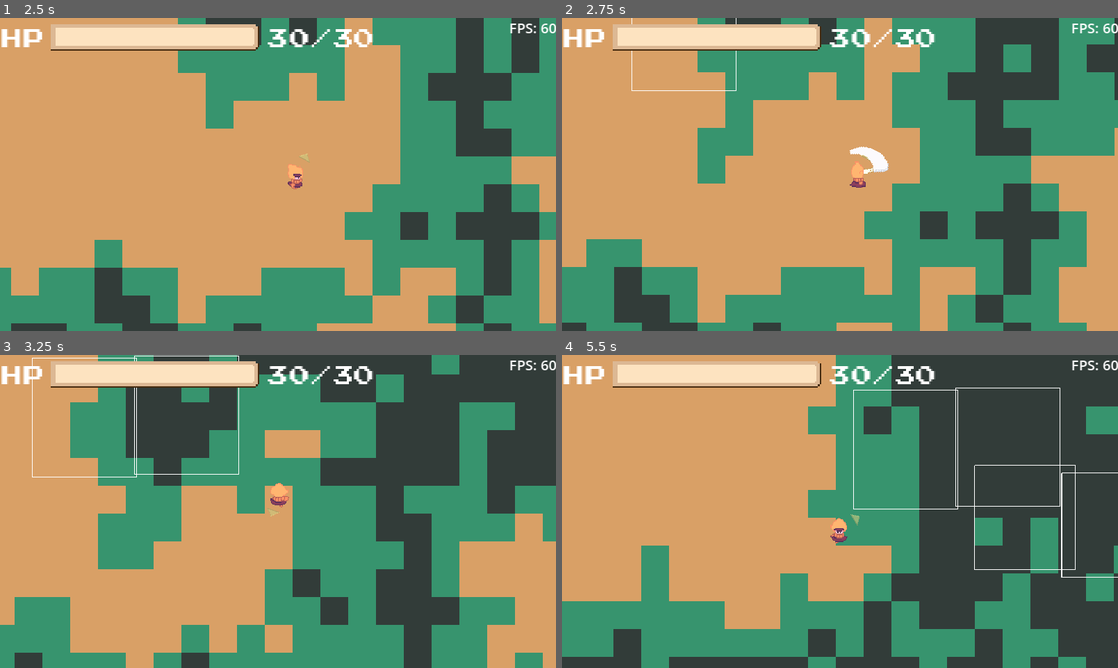
Above: before the commit, frames 1-4 (two rows, left to right).
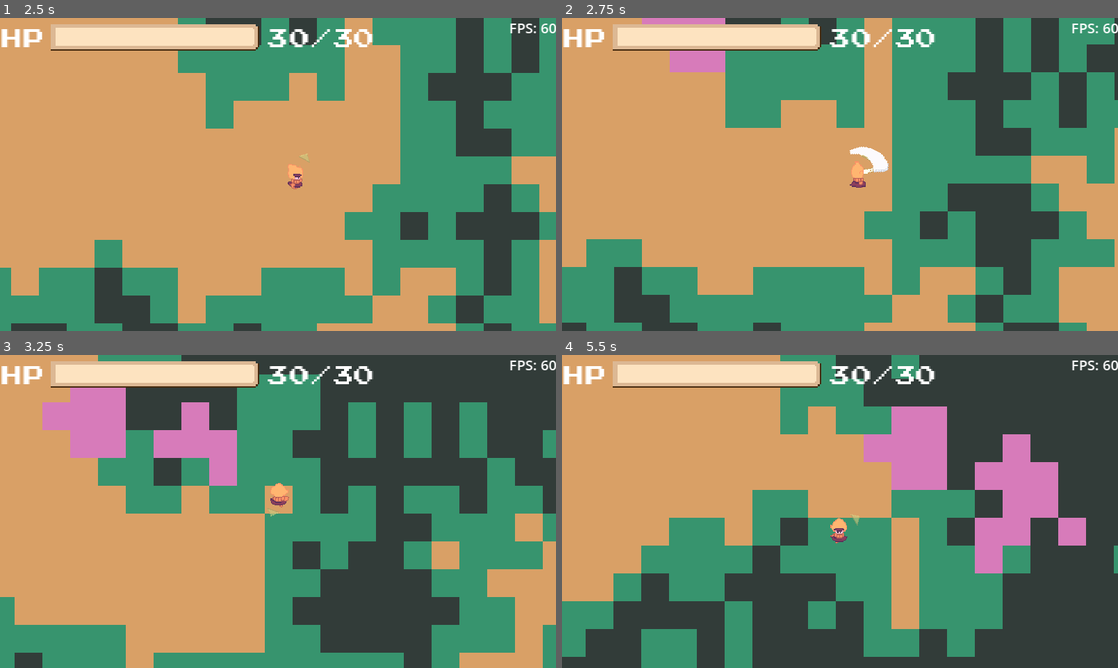
Above: after the commit, the same moments.

Repository: 0megq/PirateJam14
Game: Godot game, scene res://tests/testing_scene.tscn
Two runs of this game, one before a commit and one after it. Both use one fixed random seed, a clock stepped at 60 frames per second and the inputs below. The engine's default icon, where the game draws it, is replaced by a stand-in: a white triangle on a blue panel in a dark square.
Inputs (mouse positions are in pixels of both pictures, inside the frame that each line leads up to):
- Up to frame 1 (2.5 s): tap Enter (ui_accept) at 0.5, 0.77, 1.52 s; move the mouse to (400, 158) at 0.52 s; press the mouse at (400, 158) at 0.53 s; hold D (right) 0.53-1.28 s; move the mouse to (166, 190) at 1.27 s; release the mouse at (166, 190) at 1.28 s; hold S (down) 1.28-2.03 s; click (166, 190) at 1.35 s; move the mouse to (333, 105) at 2.02 s; press the mouse at (333, 105) at 2.03 s; hold D (right) from 2.03 s (still down)
- Up to frame 2 (2.75 s): keep holding D (right)
- Up to frame 3 (3.25 s): move the mouse to (250, 574) at 2.77 s; release D (right) at 2.78 s; release the mouse at (250, 574) at 2.78 s; hold W (up) from 2.78 s (still down); click (250, 574) at 2.85 s; tap Enter (ui_accept) at 3.02 s
- Up to frame 4 (5.5 s): move the mouse to (1006, 558) at 3.52 s; release W (up) at 3.53 s; press the mouse at (1006, 558) at 3.53 s; hold A (left) 3.53-5.03 s; tap Enter (ui_accept) at 3.77, 4.52 s; tap R (reload) at 4.15 s; move the mouse to (673, 464) at 4.27 s; release the mouse at (673, 464) at 4.28 s; click (673, 464) at 4.35 s; move the mouse to (867, 511) at 5.02 s; press the mouse at (867, 511) at 5.03 s; hold S (down) from 5.03 s (still down)

Frame 1 is identical in both runs. In frame 2, 11% of the frame differs, in the area x 12-100%, y 0-100%; in frame 3, 29%; in frame 4, 43%, in the area x 4-100%, y 0-100%.

Commit message:
Jam tile placement working
- Jam tile placement working
- Currently the code is a little messy and hard, but it works for now. I will need to go back in later and make it more organized

Diff:
--- a/project/scripts/jam.gd
+++ b/project/scripts/jam.gd
@@ -104,10 +104,37 @@
 		enemy.take_damage(damage_per_touch)
 
 
+
+func get_tilemap_aligned_bounding_box(polygon: PackedVector2Array, tile_size: Vector2i) -> Rect2i:
+	# Getting bounding box of polygon. Polygon should be in global coords
+	var bounding_box := get_polygon_bounding_box(polygon)
+
+
+	var tile_aligned_minv: Vector2i
+	var tile_aligned_maxv: Vector2i
+
+	# Snapping start to tile_size
+	tile_aligned_minv.x = floori(bounding_box.position.x / tile_size.x) * tile_size.x
+	tile_aligned_minv.y = floori(bounding_box.position.y / tile_size.y) * tile_size.y
+
+	# Snapping end to tile_size
+	tile_aligned_maxv.x = ceili(bounding_box.end.x / tile_size.x) * tile_size.x
+	tile_aligned_maxv.y = ceili(bounding_box.end.y / tile_size.y) * tile_size.y
+
+	return Rect2i(tile_aligned_minv, tile_aligned_maxv - tile_aligned_minv)
+
+
 func place_jam_tiles() -> void:
+	var tile_size := Global.tile_map.tile_set.tile_size
 	var col_polygon_global := polygon_to_global(collision_polygon.polygon)
-	var bounding_box := get_polygon_bounding_box(col_polygon_global)
-	var tile_size := Global.tile_map.tile_set.tile_size
+	var tile_aligned_bounding_box: Rect2i = get_tilemap_aligned_bounding_box(col_polygon_global, tile_size)
+
+	for x in range(tile_aligned_bounding_box.position.x, tile_aligned_bounding_box.end.x, tile_size.x):
+		for y in range(tile_aligned_bounding_box.position.y, tile_aligned_bounding_box.end.y, tile_size.y):
+			if Geometry2D.is_point_in_polygon(Vector2(x + tile_size.x / 2, y + tile_size.y / 2), col_polygon_global):
+				var tile_coord := Global.tile_map.local_to_map(Global.tile_map.to_local(Vector2(x, y)))
+				Global.tile_map.set_cell(0, tile_coord, 0,  Global.tile_map.jam_terrain)
+
 
 
 # Returns a rectangle which outlines the entire collision polygon
@@ -123,7 +150,6 @@
 			maxv = Vector2(max(maxv.x, vertex.x), max(maxv.y, vertex.y))
 		else:
 			maxv = vertex
-	visualize_bounding_box_global(minv, maxv)
 	var bounding_box = Rect2(minv, maxv - minv)
 	return bounding_box
 
@@ -135,18 +161,18 @@
 	return polygon
 
 
-func visualize_bounding_box_global(minv: Vector2, maxv: Vector2) -> void:
-	var new_line = Line2D.new()
-	new_line.add_point(minv)
-	new_line.add_point(Vector2(maxv.x, minv.y))
-	new_line.add_point(maxv)
-	new_line.add_point(Vector2(minv.x, maxv.y))
-	new_line.add_point(minv)
-	new_line.width = 1
-	get_parent().add_child(new_line)
+#func visualize_bounding_box_global(minv: Vector2, maxv: Vector2) -> void:
+	#var new_line = Line2D.new()
+	#new_line.add_point(minv)
+	#new_line.add_point(Vector2(maxv.x, minv.y))
+	#new_line.add_point(maxv)
+	#new_line.add_point(Vector2(minv.x, maxv.y))
+	#new_line.add_point(minv)
+	#new_line.width = 1
+	#get_parent().add_child(new_line)
 
 
-func visualize_polygon_global(polygon: PackedVector2Array) -> void:
-	var new_polygon: Polygon2D = Polygon2D.new()
-	new_polygon.polygon = polygon
-	get_parent().add_child(new_polygon)
+#func visualize_polygon_global(polygon: PackedVector2Array) -> void:
+	#var new_polygon: Polygon2D = Polygon2D.new()
+	#new_polygon.polygon = polygon
+	#get_parent().add_child(new_polygon)
